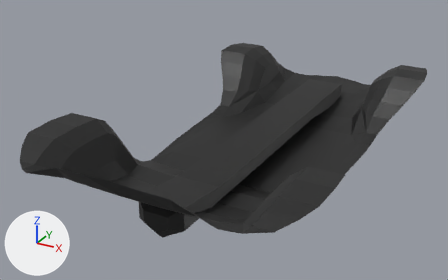
A saved change to the COLLADA model skulltruckFrame.dae.
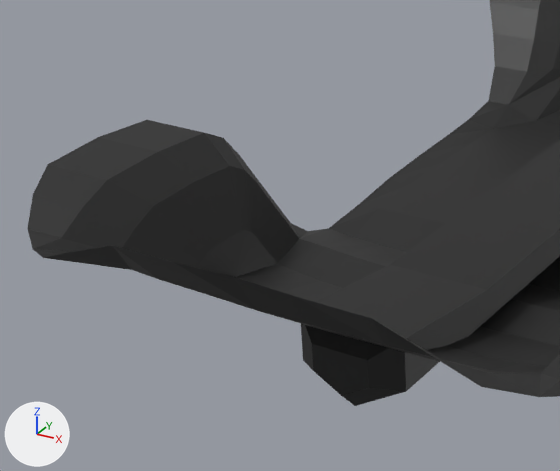
Each version appears first whole from a 50 mm lens placed at (2.42, -5.13, 2.02), pointed at (-0.25, -0.29, -0.4), and next in a close-up on the part from 2% to 56% of the width and 22% to 95% of the height. Arrows for +X, +Y and +Z are at lower left; the lights stay in place. Where no turn or scale is listed for an object, it has been applied to the vertices.

The scene before the commit, as lines of its bpy script (objects in view):
```python
me_cube_002 = bpy.data.meshes.new('Cube.002')
me_cube_002.from_pydata(...)  # 307 vertices, 540 faces; spans x -1.28..1.28, y -2.31..2.3, z -0.62..0.13
me_cube_002.materials.append(mat_details)  # black #1b1b1b
me_cylinder_009 = bpy.data.meshes.new('Cylinder.009')
me_cylinder_009.from_pydata(...)  # 35 vertices, 66 faces; spans x -0.21..0.21, y -1.85..1.86, z -0.19..0.17
me_cylinder_009.materials.append(mat_details)  # black #1b1b1b
ob_cylinder = bpy.data.objects.new('Cylinder', me_cylinder_009)
ob_cylinder.location = (0.014, 0.017, -0.467)
ob_frame = bpy.data.objects.new('frame', me_cube_002)
ob_frame.location = (0.0, 0.0, 0.0)
```
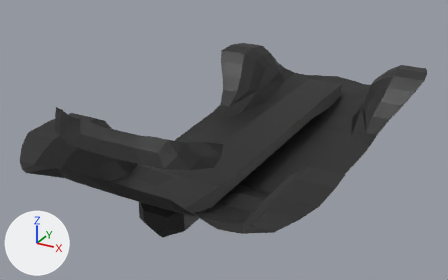
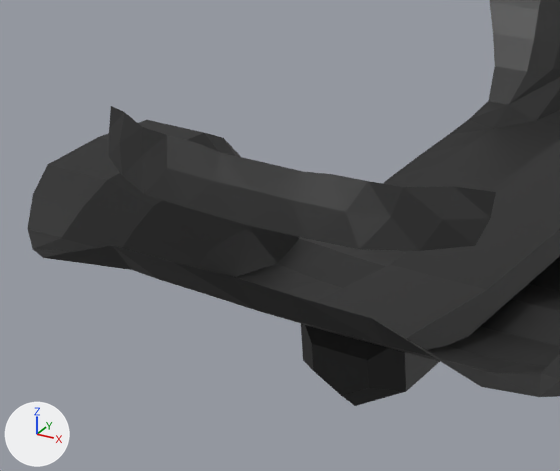
Pixel boxes (x1, y1, x2, y2) of what changed, in the close-ups (560 x 471 px):
'grill', added (black)
    after: (108, 106, 496, 251)

The change in detail:
Mesh me_cube_021 is new.
It has 33 vertices, 40 faces and spans x -0.696..0.696, y -2.242..-2.01, z 0.265..0.44.
It uses material mat_details (black #1b1b1b).
Object 'grill' (ob_grill) is new; it shows me_cube_021.
Its location is (0.0, 0.0, 0.0).
